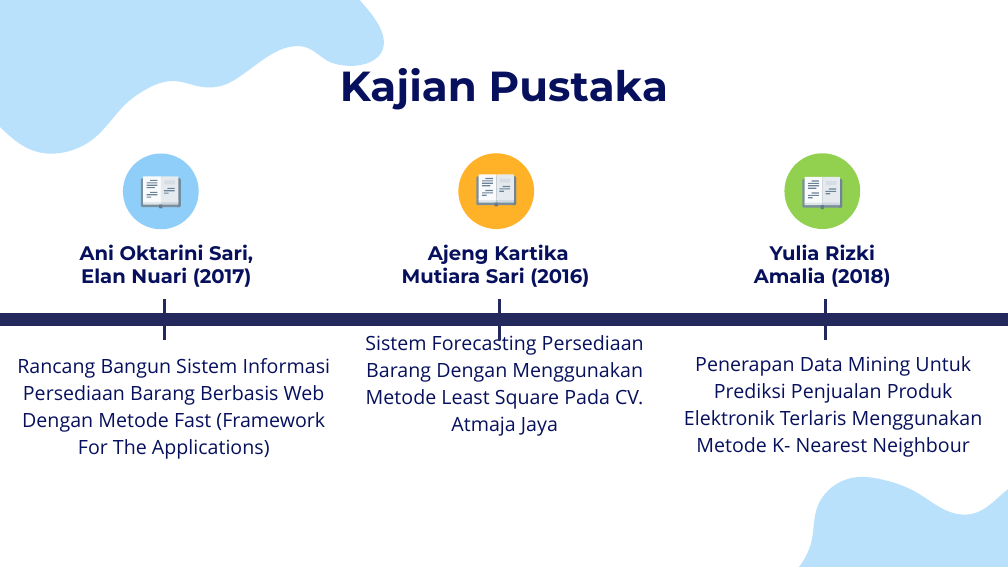
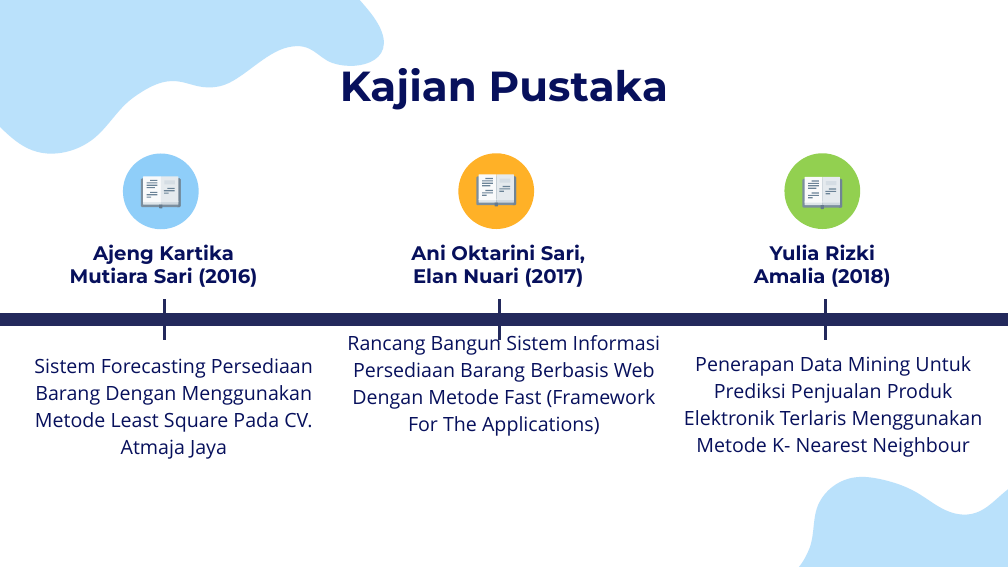
Before and after one commit to Rahmat-Ilyas/skripsi, a slide deck: slide 8 of 2. Proposal/Seminar Proposal/PPT Draft.pptx. Drawn at 1008x567 pixels with LibreOffice and Linux fonts; fonts in the diff are those of the drawing. Boxes give left, top, right and bottom in pixels: in the first picture for what was removed or moved away, otherwise in the second. Text is boxed around its words. In the diff, an @@ line names an element or a change of style, - is before the commit and + after.

```diff
--- a/2. Proposal/Seminar Proposal/PPT Draft.pptx
+++ b/2. Proposal/Seminar Proposal/PPT Draft.pptx
@@ title at (70, 244, 257, 287): text changed @@
-Ani Oktarini Sari, Elan Nuari (2017)
+Ajeng Kartika Mutiara Sari (2016)
@@ title at (411, 244, 585, 287): text changed @@
-Ajeng Kartika Mutiara Sari (2016)
+Ani Oktarini Sari, Elan Nuari (2017)
@@ subtitle at (34, 358, 313, 459): text changed @@
-Rancang Bangun Sistem Informasi Persediaan Barang Berbasis Web Dengan Metode Fast (Framework For The Applications)
+Sistem Forecasting Persediaan Barang Dengan Menggunakan Metode Least Square Pada CV. Atmaja Jaya
@@ subtitle at (347, 331, 660, 436): text changed @@
-Sistem Forecasting Persediaan Barang Dengan Menggunakan Metode Least Square Pada CV. Atmaja Jaya
+Rancang Bangun Sistem Informasi Persediaan Barang Berbasis Web Dengan Metode Fast (Framework For The Applications)
```
Also in this commit, not shown: 5 other slides changed, 8 other files.
